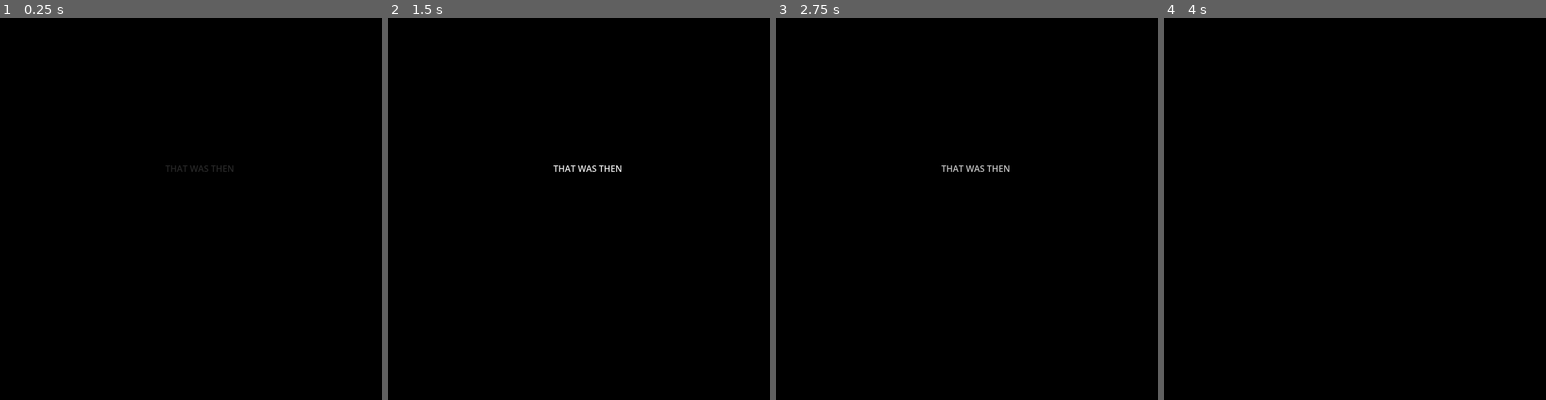
Above: before the commit, frames 1-4 (left to right).
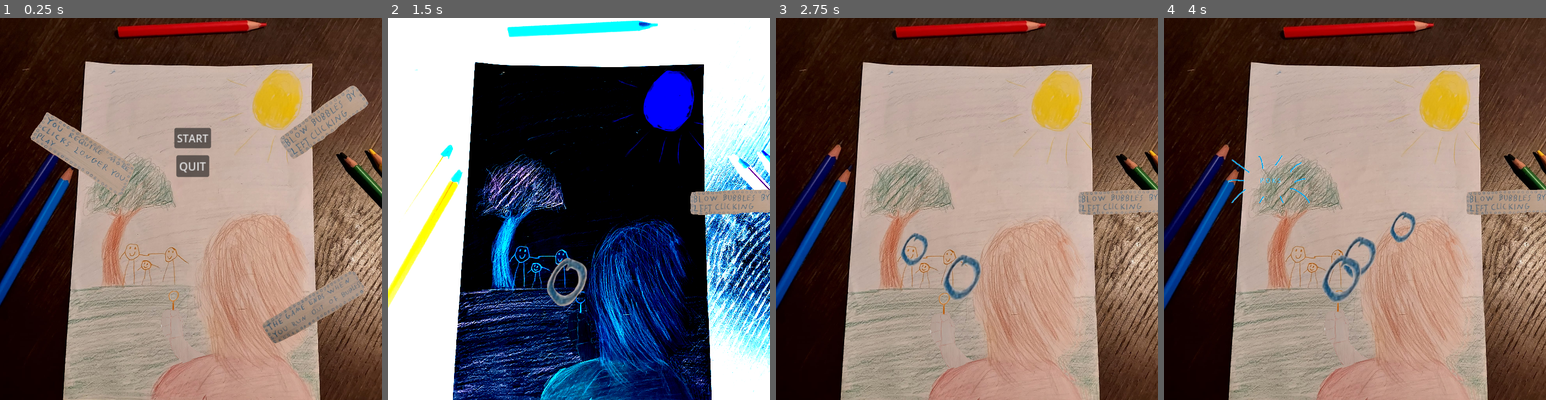
Above: after the commit, the same moments.

Repository: Tepitron/rebel-yell
Game: Godot game, scene res://main_menu.tscn
Same seed, same stepped clock (60 frames per second), same inputs: the game is played once before the commit and once after it. Before the commit the project starts from res://ending.tscn.
Inputs (mouse positions are in pixels of both pictures, inside the frame that each line leads up to):
- Up to frame 1 (0.25 s): no input
- Up to frame 2 (1.5 s): click (579, 136) at 0.5 s, where only the run after the commit has a clickable "START"; move the mouse to (663, 189) at 1.27 s; press the mouse at (663, 189) at 1.28 s
- Up to frame 3 (2.75 s): move the mouse to (890, 228) at 2.02 s; release the mouse at (890, 228) at 2.03 s; click (890, 228) at 2.1 s
- Up to frame 4 (4 s): move the mouse to (1393, 124) at 2.77 s; press the mouse at (1393, 124) at 2.78 s; move the mouse to (1335, 285) at 3.52 s; release the mouse at (1335, 285) at 3.53 s; click (1335, 285) at 3.6 s

The runs differ from the first frame. In frame 1, 93% of the frame differs, in the area x 0-100%, y 0-100%; in frame 2, 70%; in frame 3, 93%; in frame 4, 93%.

Commit message:
Added final fighting sounds

Diff:
--- a/Scripts/node_2d.tscn
+++ b/Scripts/node_2d.tscn
@@ -8,7 +8,7 @@
 [ext_resource type="Texture2D" uid="uid://cu1wkp7n0h6p0" path="res://Art_assets/floating tausta.png" id="4_v3khx"]
 [ext_resource type="PackedScene" uid="uid://dh4gj5pt80na2" path="res://Music and sounds/audio_stream_player_2d.tscn" id="8_dnxo0"]
 [ext_resource type="Texture2D" uid="uid://canl1s1u6mk2a" path="res://Art_assets/Instruction1.png" id="8_mhxm8"]
-[ext_resource type="AudioStream" uid="uid://bs2pwgxlop0oh" path="res://Music and sounds/Placeholder muffled.mp3" id="9_jwoli"]
+[ext_resource type="AudioStream" uid="uid://b1d7iks0fpawq" path="res://Music and sounds/Placeholder muffled no squirl.mp3" id="9_khvsu"]
 
 [sub_resource type="RectangleShape2D" id="RectangleShape2D_j03dq"]
 size = Vector2(83, 86.25)
@@ -78,5 +78,5 @@
 texture = ExtResource("8_mhxm8")
 
 [node name="AudioStreamPlayer2D" parent="." instance=ExtResource("8_dnxo0")]
-stream = ExtResource("9_jwoli")
+stream = ExtResource("9_khvsu")
 volume_db = -15.0
--- a/project.godot
+++ b/project.godot
@@ -11,7 +11,7 @@
 [application]
 
 config/name="FloatingAway"
-run/main_scene="res://ending.tscn"
+run/main_scene="res://main_menu.tscn"
 config/features=PackedStringArray("4.3", "Forward Plus")
 config/icon="res://icon.svg"
 
Not shown, added: Music and sounds/Placeholder muffled no squirl.mp3.import
Not shown, added: Music and sounds/Placeholder muffled no squirl.mp3
